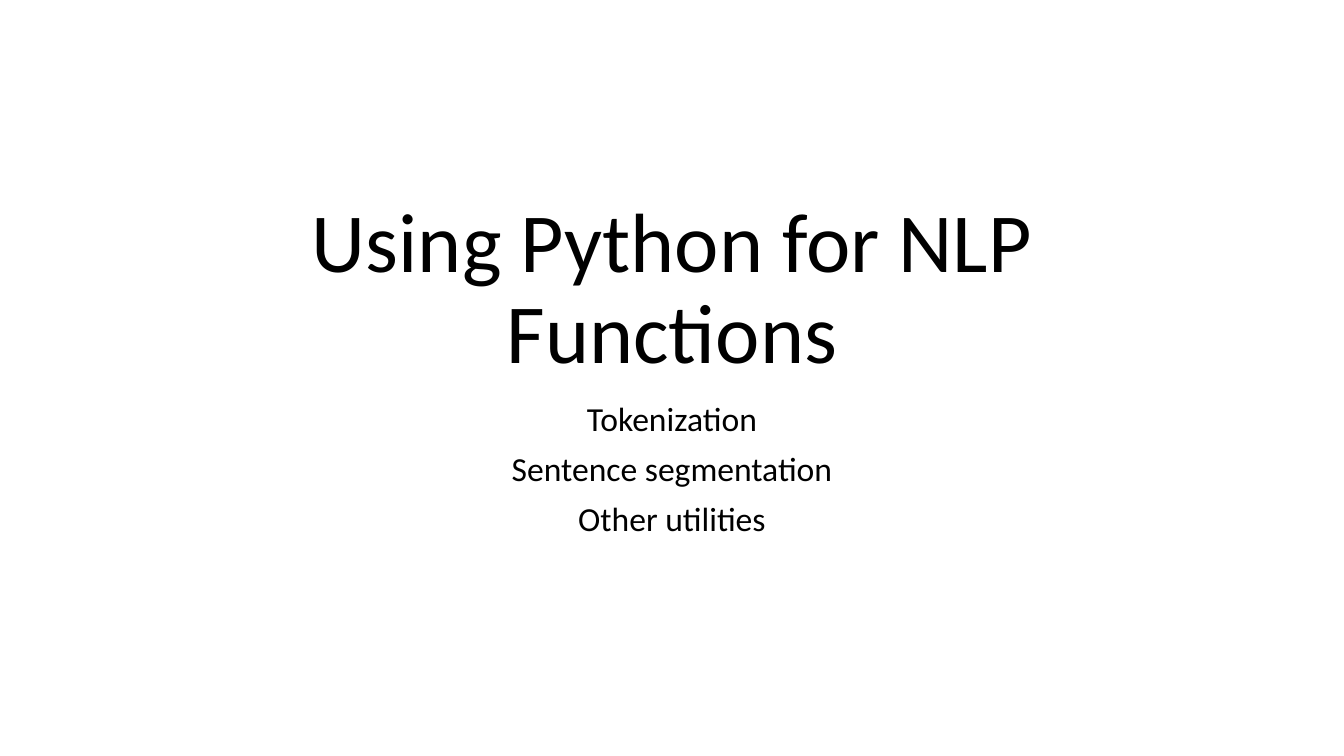
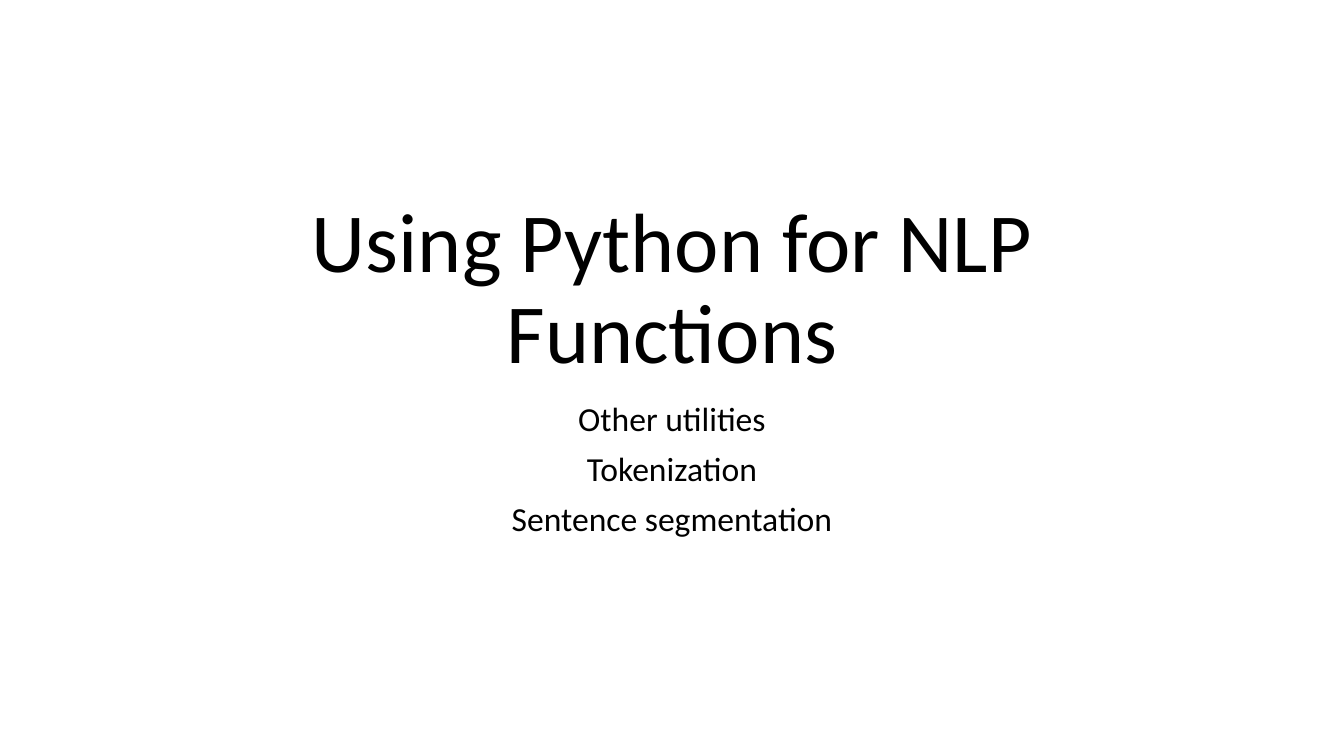
Before and after one commit to falconrr/NLP4SPanish2022, a slide deck: slide 1 of Week 2/Classes/Clases3-4.pptx. Drawn at 1344x756 pixels with LibreOffice and Linux fonts; fonts in the diff are those of the drawing. Boxes give left, top, right and bottom in pixels: in the first picture for what was removed or moved away, otherwise in the second. Text is boxed around its words. In the diff, an @@ line names an element or a change of style, - is before the commit and + after.

```diff
--- a/Week 2/Classes/Clases3-4.pptx
+++ b/Week 2/Classes/Clases3-4.pptx
@@ subtitle at (578, 407, 765, 432): paragraph added @@
+Other utilities
@@ subtitle at (578, 507, 765, 532): paragraph removed @@
-Other utilities
```
Also in this commit, not shown: 1 other slide changed.
